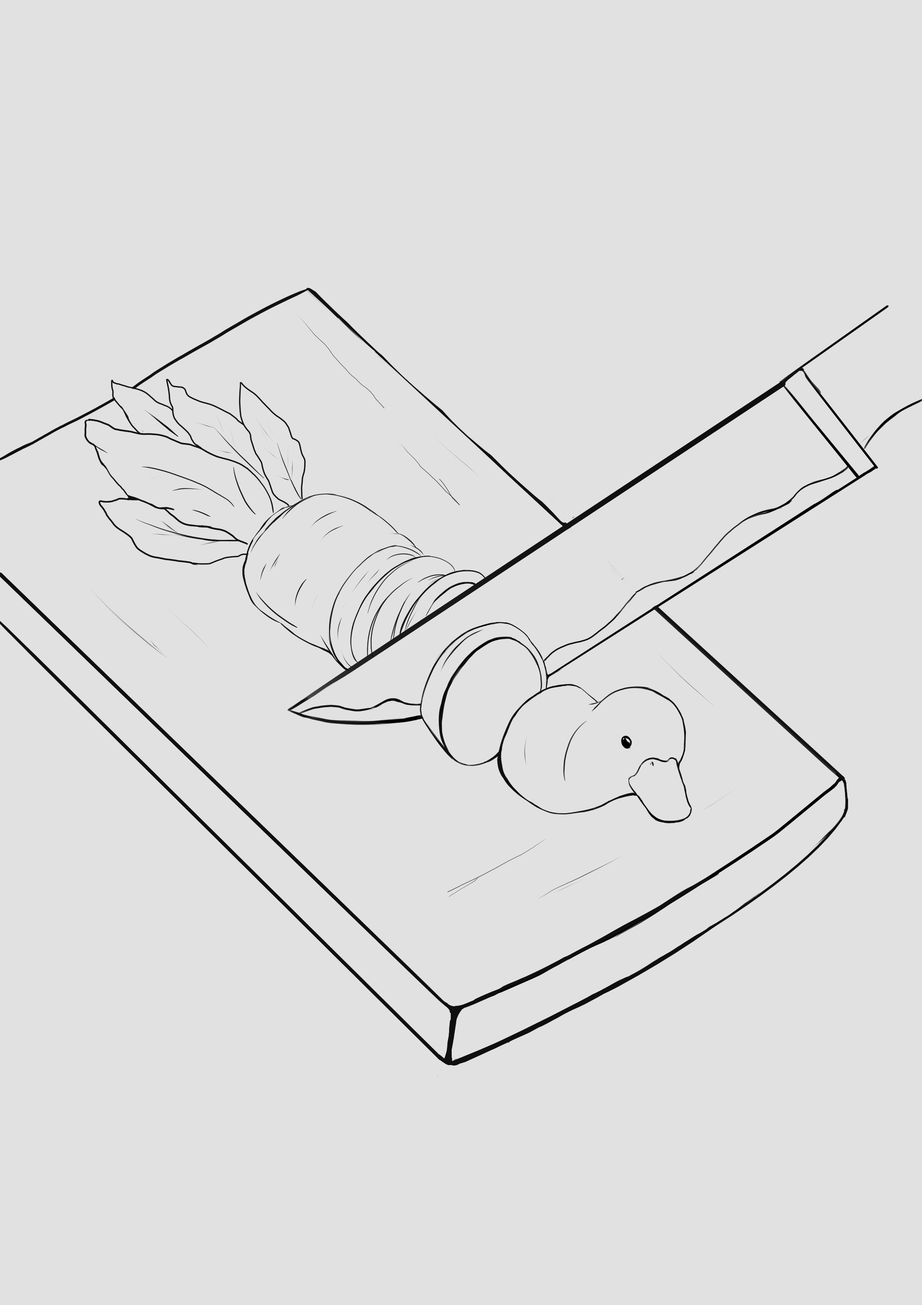
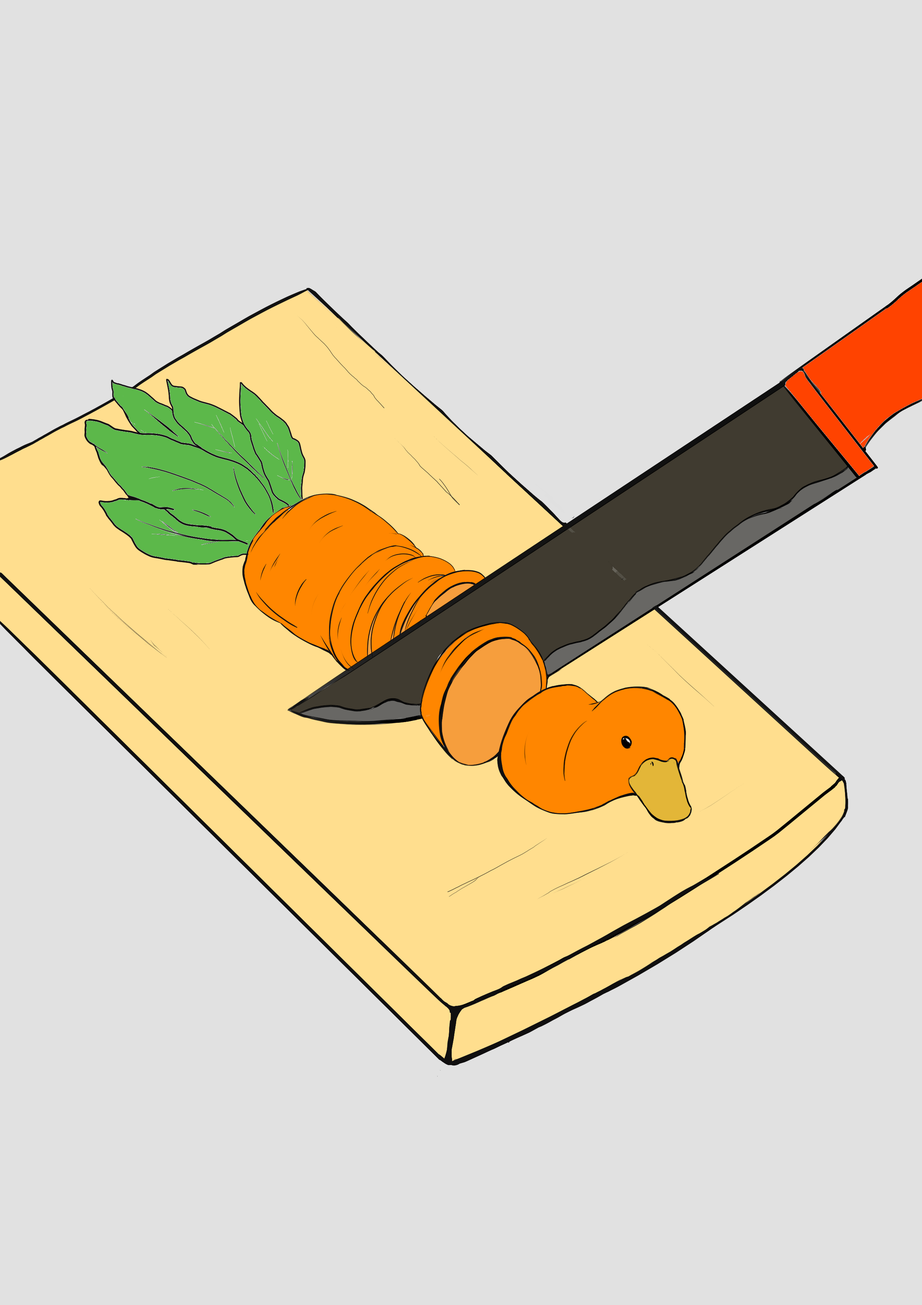
Layers edited between the first and the second 922×1305 image:
painted on "zanahoria lineart" over <box>420,278,922,618</box>
added layer "pico" above "mango" over <box>628,757,692,822</box>
added layer "mango" above "filo" over <box>785,281,922,476</box>
added layer "filo" above "cuchillo" over <box>300,466,858,722</box>
added layer "cuchillo" above "zanahoria fuera" over <box>290,386,848,713</box>
added layer "zanahoria fuera" above "zanahoria dentro" over <box>243,493,686,814</box>
added layer "zanahoria dentro" above "hojas" over <box>367,582,542,766</box>
added layer "hojas" above "tabla" over <box>86,381,305,564</box>
added layer "tabla" above "Fondo" over <box>0,290,847,1062</box>
